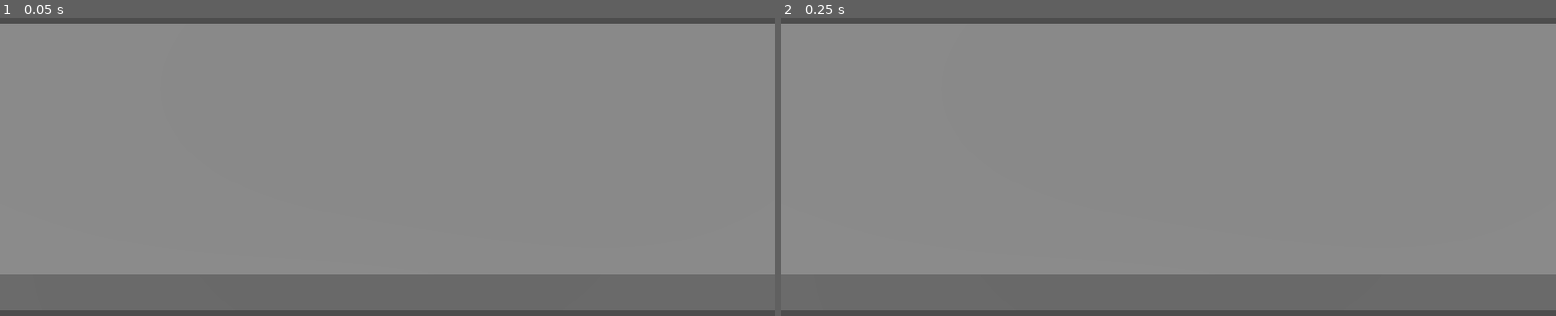
Above: before the commit, frames 1-2 (left to right).
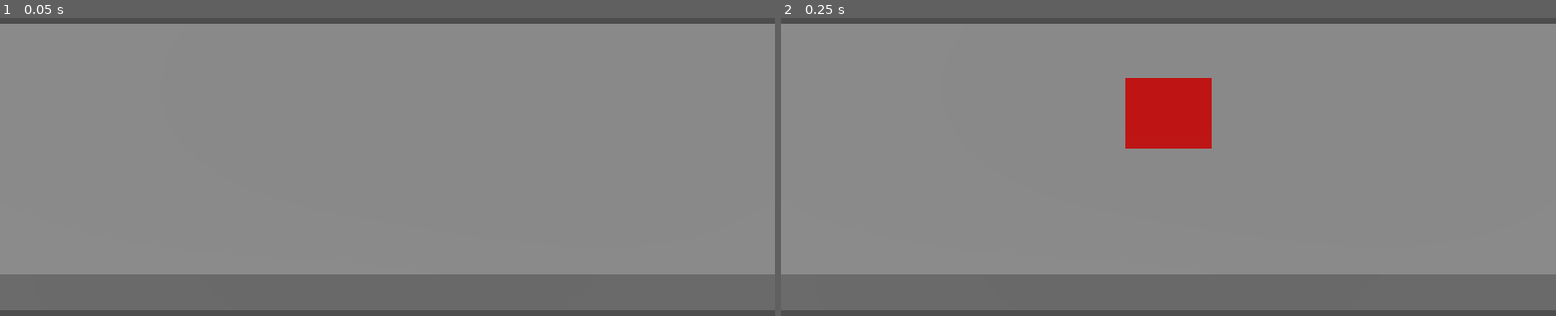
Above: after the commit, the same moments.

Repository: amari-charles/project-summoner
Game: Godot game, scene res://scenes/battlefield/paper_mario_test.tscn
The game is run twice, just before and just after one commit, with the same random seed, the same clock (stepped at 60 frames per second) and the same inputs. This scene is started directly instead of the project's main scene.
Inputs:
- Up to frame 1 (0.05 s): no input
- Up to frame 2 (0.25 s): no input

Frame 1 is identical in both runs. In frame 2, 2.6% of the frame differs, in the area x 44-56%, y 20-44%.
Error after the commit: Parse Error: Invalid numeric notation. (res://scripts/battlefield/paper_mario_character.gd:7)

Commit message:
Fix: Assign ViewportTexture in scene file, not code
The Sprite3D had no texture assigned! Added ViewportTexture as SubResource in scene file that references the SubViewport path.

This is the key fix - the texture must be assigned in the scene, not created in code at runtime.

🤖 Generated with [Claude Code](https://claude.com/claude-code)

Co-Authored-By: Claude <noreply@anthropic.com>

Diff:
--- a/scenes/battlefield/paper_mario_test.tscn
+++ b/scenes/battlefield/paper_mario_test.tscn
@@ -1,10 +1,13 @@
-[gd_scene load_steps=3 format=3]
+[gd_scene load_steps=4 format=3]
 
 [ext_resource type="Script" path="res://scripts/battlefield/paper_mario_character.gd" id="1_script"]
 
 [sub_resource type="CapsuleShape3D" id="CapsuleShape3D_1"]
 radius = 0.3
 height = 1.0
+
+[sub_resource type="ViewportTexture" id="ViewportTexture_1"]
+viewport_path = NodePath("TestCharacter/Sprite3D/SubViewport")
 
 [node name="PaperMarioTest" type="Node3D"]
 
@@ -34,6 +37,7 @@
 shaded = true
 alpha_cut = 0
 texture_filter = 0
+texture = SubResource("ViewportTexture_1")
 
 [node name="SubViewport" type="SubViewport" parent="TestCharacter/Sprite3D"]
 transparent_bg = true
@@ -42,6 +46,7 @@
 [node name="2DModel" type="Node2D" parent="TestCharacter/Sprite3D/SubViewport"]
 
 [node name="TestSprite" type="ColorRect" parent="TestCharacter/Sprite3D/SubViewport/2DModel"]
+visible = true
 offset_right = 100.0
 offset_bottom = 100.0
 color = Color(1, 0, 0, 1)
--- a/scripts/battlefield/paper_mario_character.gd
+++ b/scripts/battlefield/paper_mario_character.gd
@@ -4,6 +4,8 @@
 
 @onready var sprite_3d: Sprite3D = $Sprite3D
 @onready var viewport: SubViewport = $Sprite3D/SubViewport
+@onready var model_2d: Node2D = $Sprite3D/SubViewport/2DModel
+@onready var test_sprite: ColorRect = $Sprite3D/SubViewport/2DModel/TestSprite
 
 func _ready() -> void:
 	print("=== Paper Mario Character Debug ===")
@@ -11,12 +13,18 @@
 	print("Viewport exists: ", viewport != null)
 	print("Viewport path: ", viewport.get_path())
 	print("Viewport size: ", viewport.size)
+	print("Viewport transparent_bg: ", viewport.transparent_bg)
 
-	# Set up the viewport texture on the Sprite3D
-	var viewport_texture = ViewportTexture.new()
-	viewport_texture.viewport_path = viewport.get_path()
-	sprite_3d.texture = viewport_texture
+	# Check 2D content
+	print("\n2D Content:")
+	print("2DModel exists: ", model_2d != null)
+	print("2DModel visible: ", model_2d.visible if model_2d else "N/A")
+	print("TestSprite exists: ", test_sprite != null)
+	print("TestSprite visible: ", test_sprite.visible if test_sprite else "N/A")
+	print("TestSprite size: ", test_sprite.size if test_sprite else "N/A")
+	print("TestSprite color: ", test_sprite.color if test_sprite else "N/A")
 
+	print("\n3D Sprite:")
 	print("Texture set on Sprite3D: ", sprite_3d.texture != null)
 	print("Sprite3D pixel_size: ", sprite_3d.pixel_size)
 	print("Sprite3D scale: ", sprite_3d.scale)
